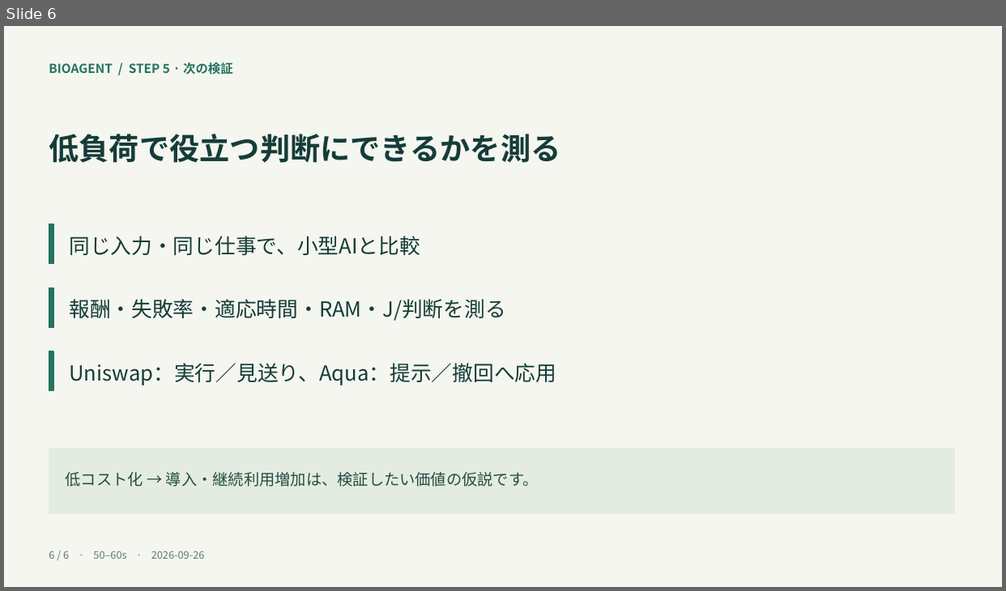
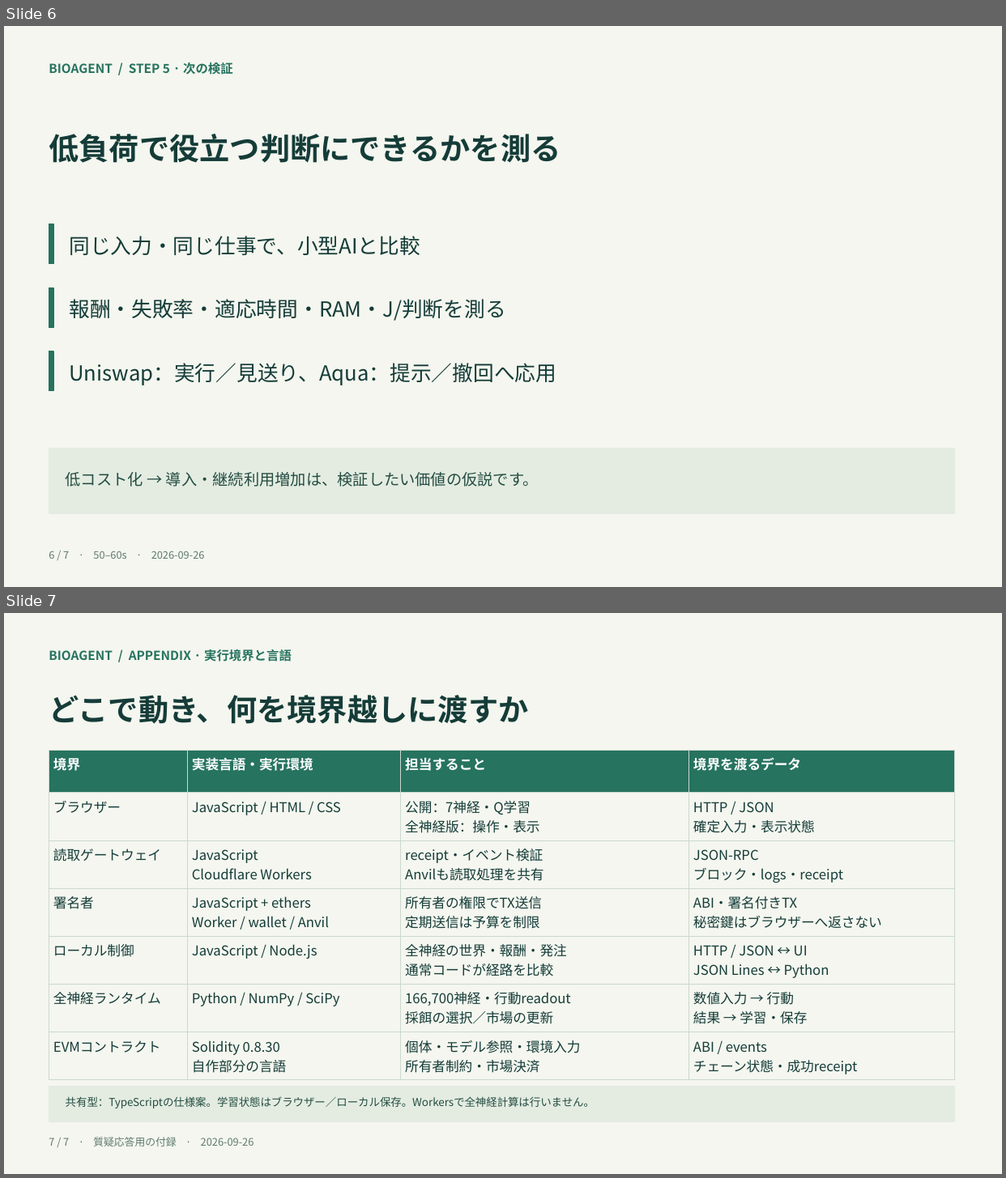
Before and after one commit to Polonity/ethglobaltokyo2026-bio-agent, a slide deck: docs/submission/presenter-kit/explanation-ja.pptx. Shown one above the other, each under a label of ours: slide 6 before the commit, slides 6 and 7 after it. The pictures are 1006x591 and 1006x1178 pixels, drawn with LibreOffice and Linux fonts; fonts in the diff are those of the drawing. Boxes give left, top, right and bottom in pixels: in the first picture for what was removed or moved away, otherwise in the second. Text is boxed around its words. In the diff, an @@ line names an element or a change of style, - is before the commit and + after.

Commit message:
📚 日英スライドとチートシートへ構成付録を反映
・説明6枚と実行境界の付録1枚をPDF・PPTX・HTMLで再生成。
・日英の全スライドとQ&Aページを描画確認し、モバイルの横溢れを検査。
・PPTXの編集可能な表・ノート・配置とPDFページ数を監査。
・動画の同一性をSHA-256で確認し、監査JSONの改行を環境間で統一。

```diff
--- a/docs/submission/presenter-kit/explanation-ja.pptx
+++ b/docs/submission/presenter-kit/explanation-ja.pptx
@@ slide 7 added at box(4, 613, 1002, 1174), background #F4F6EF @@
@@ text added at box(49, 649, 292, 662), 12 pt, text #26735F, bold @@
+BIOAGENT / APPENDIX · 実行境界と言語
@@ text added at box(49, 695, 528, 724), 29 pt, text #153C38, bold @@
+どこで動き、何を境界越しに渡すか
@@ table added at box(49, 750, 955, 1078), 7 rows, 4 columns @@
+境界 | 実装言語・実行環境 | 担当すること | 境界を渡るデータ
+ブラウザー | JavaScript / HTML / CSS | 公開：7神経・Q学習 / 全神経版：操作・表示 | HTTP / JSON / 確定入力・表示状態
+読取ゲートウェイ | JavaScript / Cloudflare Workers | receipt・イベント検証 / Anvilも読取処理を共有 | JSON-RPC / ブロック・logs・receipt
+署名者 | JavaScript + ethers / Worker / wallet / Anvil | 所有者の権限でTX送信 / 定期送信は予算を制限 | ABI・署名付きTX / 秘密鍵はブラウザーへ返さない
+ローカル制御 | JavaScript / Node.js | 全神経の世界・報酬・発注 / 通常コードが経路を比較 | HTTP / JSON ↔ UI / JSON Lines ↔ Python
+全神経ランタイム | Python / NumPy / SciPy | 166,700神経・行動readout / 採餌の選択／市場の更新 | 数値入力 → 行動 / 結果 → 学習・保存
+EVMコントラクト | Solidity 0.8.30 / 自作部分の言語 | 個体・モデル参照・環境入力 / 所有者制約・市場決済 | ABI / events / チェーン状態・成功receipt
@@ rectangle added at box(49, 1087, 955, 1122), fill #E4ECE1, outline #E4ECE1 1 pt @@
@@ text added at box(66, 1097, 594, 1109), 10.5 pt, text #244D43 @@
+共有型：TypeScriptの仕様案。学習状態はブラウザー／ローカル保存。Workersで全神経計算は行いません。
@@ text added at box(49, 1137, 254, 1147), 10 pt, text #607B70 @@
+7 / 7 · 質疑応答用の付録 · 2026-09-26
@@ slide 6 changed as well @@
@@ text at box(49, 551, 205, 559): text changed @@
-6 / 6 · 50–60s · 2026-09-26
+6 / 7 · 50–60s · 2026-09-26
```
Also in this commit, not shown: 5 other slides changed, 18 other files.
